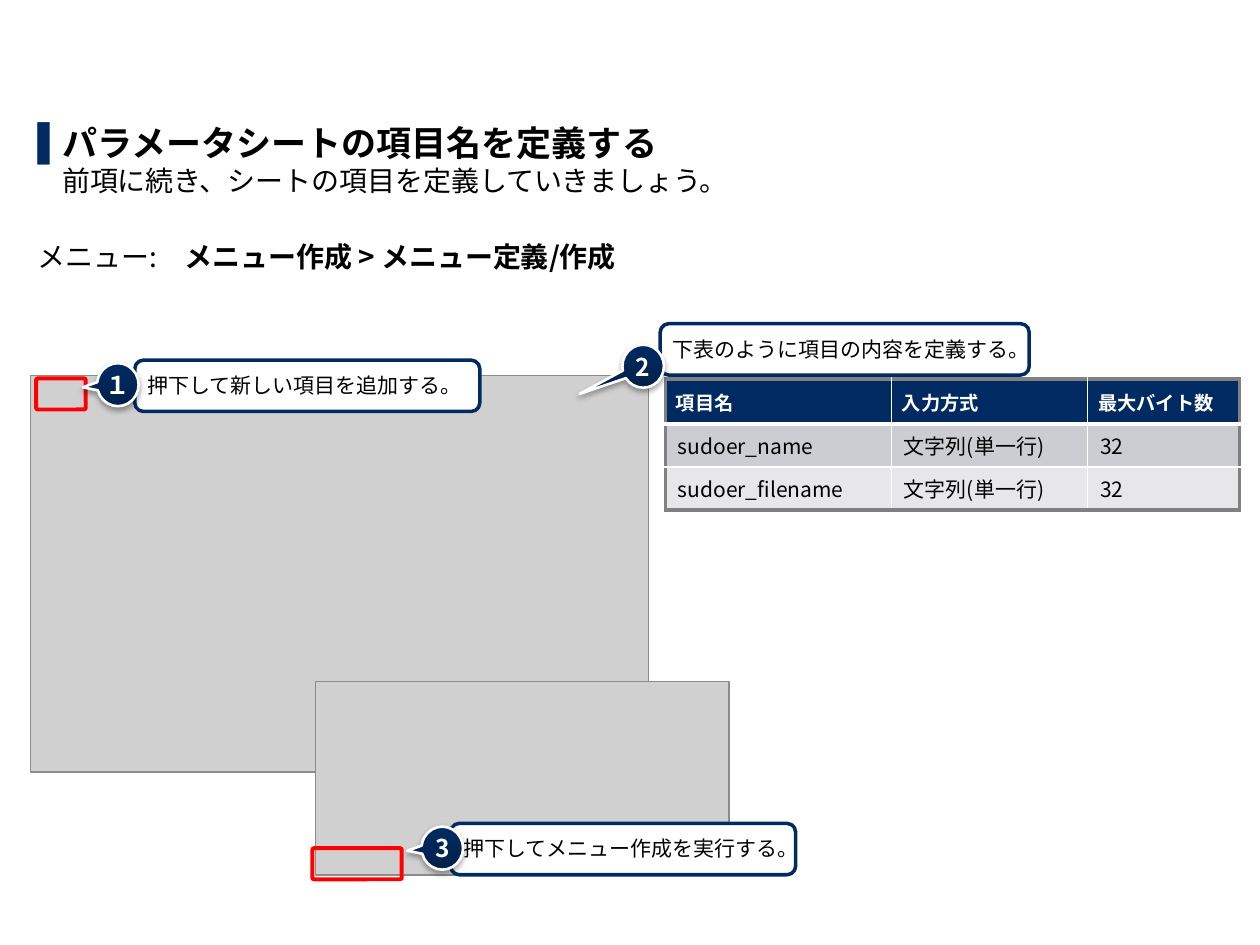
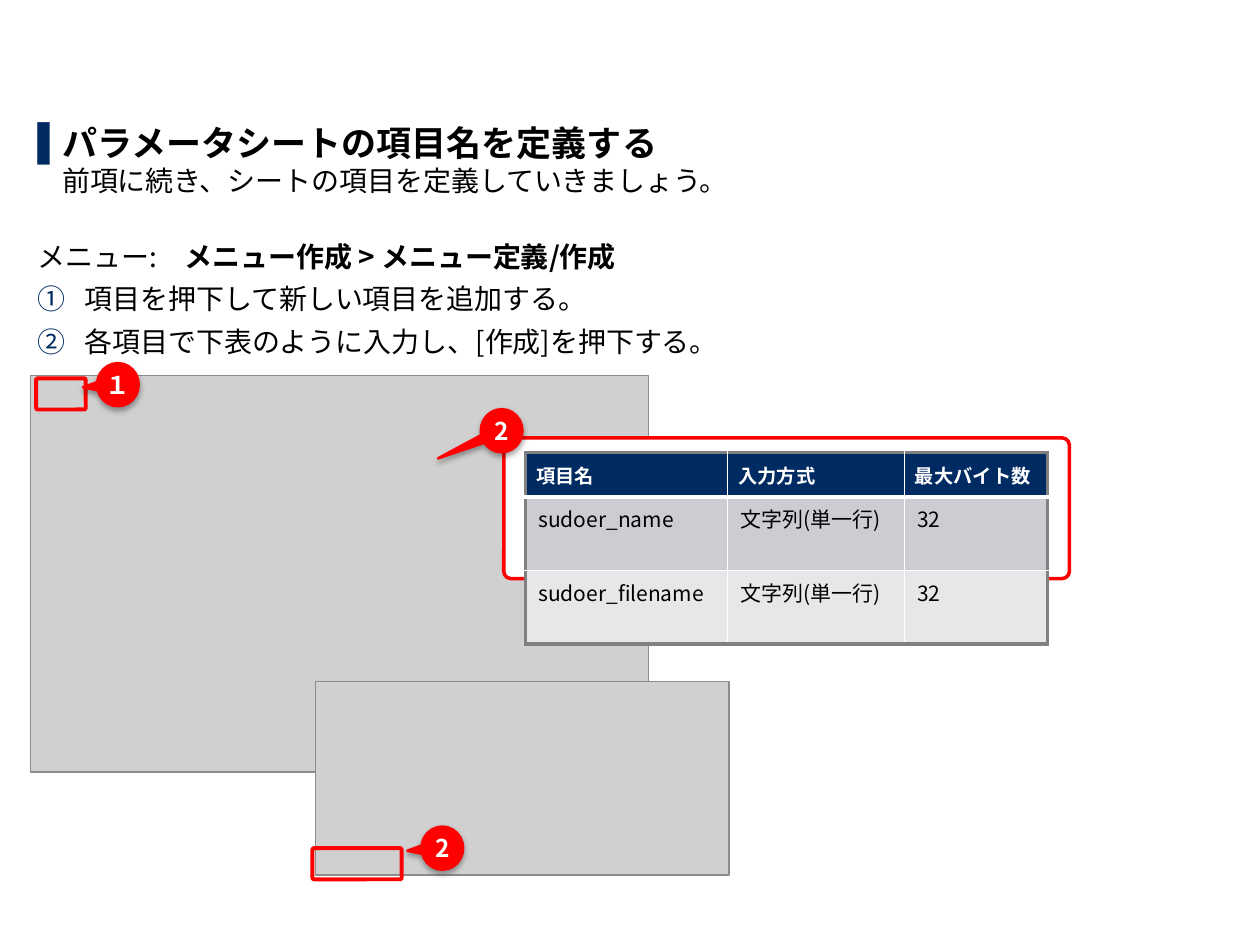
Before and after one commit to exastro-suite/it-automation-docs, a slide deck: slide 39 of asset/Learn_ja/ITA-Ansible-Driver_ja_practice.pptx (slide 38 before the commit). Drawn at 1260x945 pixels with LibreOffice and Linux fonts; fonts in the diff are those of the drawing; grey boxes stand for pictures; background and template pictures are left out. Boxes give left, top, right and bottom in pixels: in the first picture for what was removed or moved away, otherwise in the second. Text is boxed around its words. In the diff, an @@ line names an element or a change of style, - is before the commit and + after.

```diff
--- a/asset/Learn_ja/ITA-Ansible-Driver_ja_practice.pptx
+++ b/asset/Learn_ja/ITA-Ansible-Driver_ja_practice.pptx
@@ text at [85, 285, 718, 357]: paragraphs added @@
+1. 項目を押下して新しい項目を追加する。
+2. 各項目で下表のように入力し、[作成]を押下する。
@@ rounded rectangle removed at [660, 324, 1029, 375] @@
-下表のように項目の内容を定義する。
@@ rounded rectangle removed at [135, 360, 480, 412] @@
-押下して新しい項目を追加する。
@@ speech bubble "2": place and size @@
-speech bubble "2" at [622, 345, 664, 388]
+speech bubble "2" at [481, 410, 523, 452]
@@ rounded rectangle added at [504, 438, 1070, 580], fill #FFFFFF, outline #FF0000 2 pt @@
@@ table: place and size @@
-table at [665, 379, 1240, 505]
+table at [525, 452, 1047, 609]
@@ fill gradient #002049 to #002A5F to #FF0000; outline #FFFFFF 1.5 pt to #FF0000 1.5 pt in 3 elements at [97, 363, 139, 406], [481, 410, 523, 452], [422, 827, 464, 869] @@
@@ text in speech bubble at [435, 838, 449, 857]: text changed @@
-3
+2
@@ rounded rectangle removed at [451, 824, 796, 876] @@
-押下してメニュー作成を実行する。
```
Also in this commit, not shown: 52 other slides changed, 3 slides added, 1 slide removed, 3 other files.
